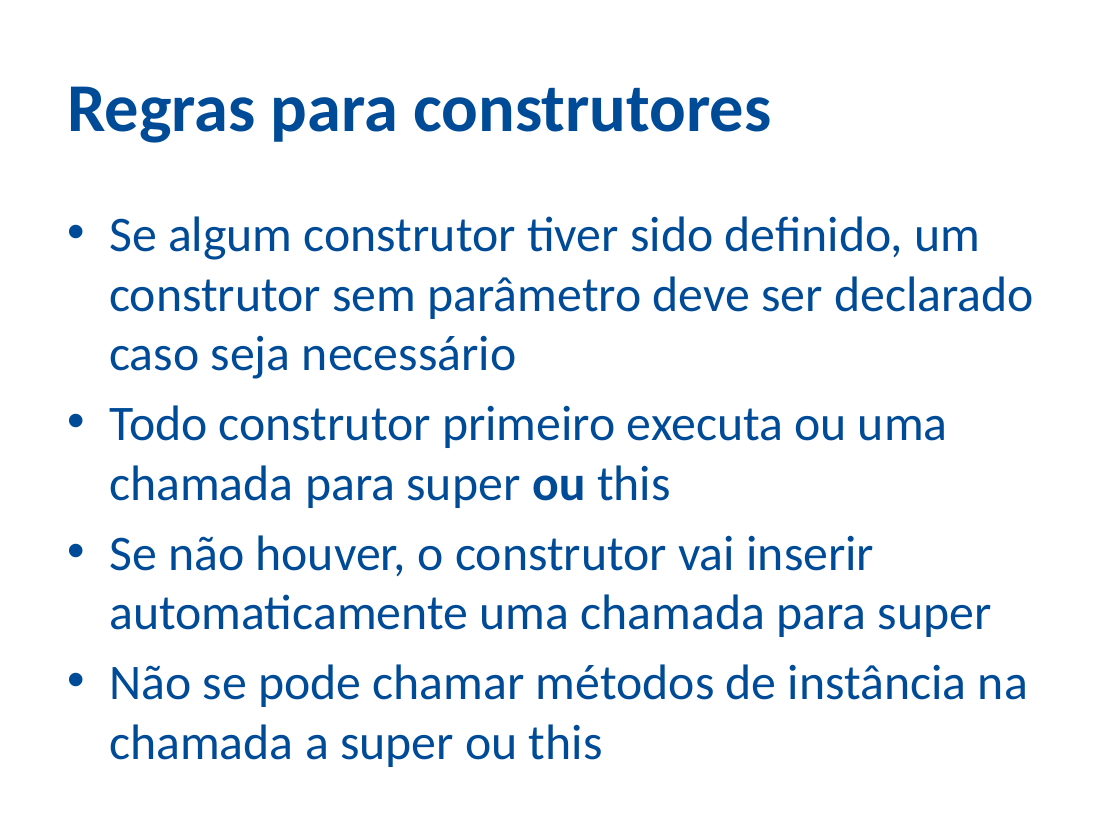
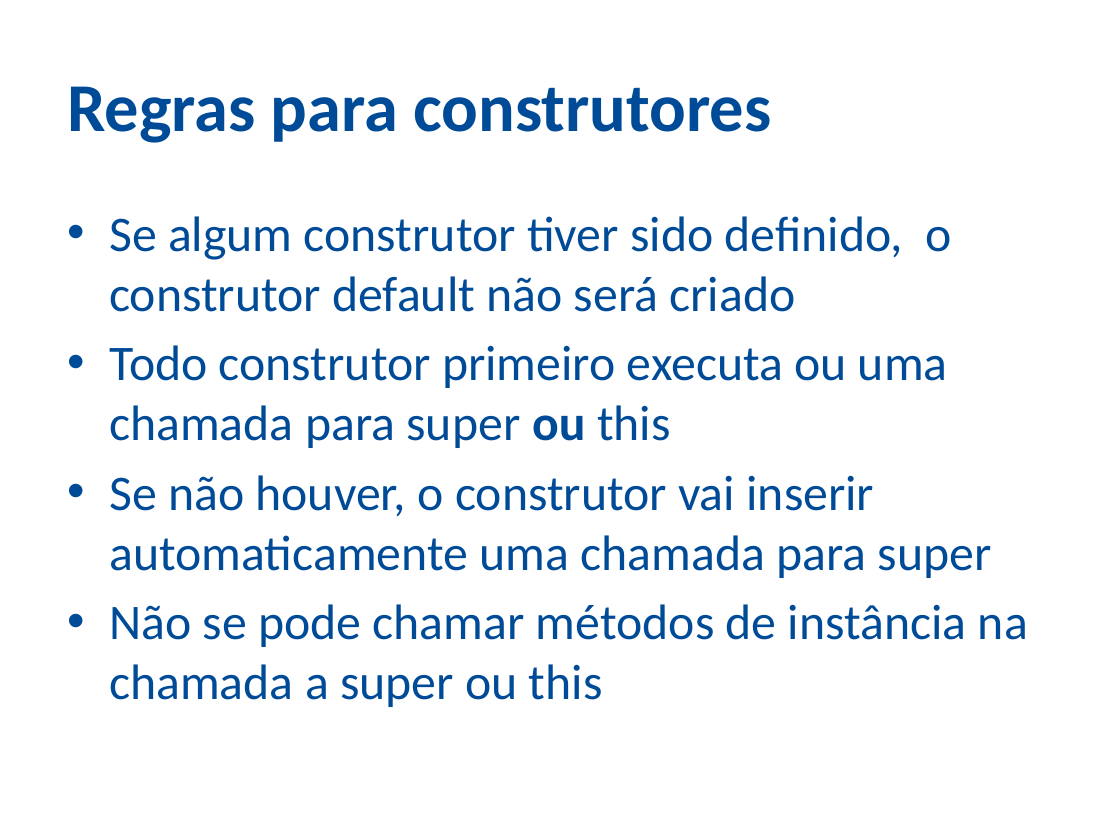
Before and after one commit to ozieljose/java6cert, a slide deck: slide 47 of slides/9-OO.pptx. Drawn at 1120x840 pixels with LibreOffice and Linux fonts; fonts in the diff are those of the drawing; background and template pictures are left out. Boxes give left, top, right and bottom in pixels: in the first picture for what was removed or moved away, otherwise in the second. Text is boxed around its words. In the diff, an @@ line names an element or a change of style, - is before the commit and + after.

```diff
--- a/slides/9-OO.pptx
+++ b/slides/9-OO.pptx
@@ text at (x1=109, y1=216, x2=951, y2=312): text changed @@
-• Se algum construtor tiver sido definido, um construtor sem parâmetro deve ser declarado caso seja necessário
+• Se algum construtor tiver sido definido, o construtor default não será criado
```
Also in this commit, not shown: 10 other slides changed, 12 other files.
